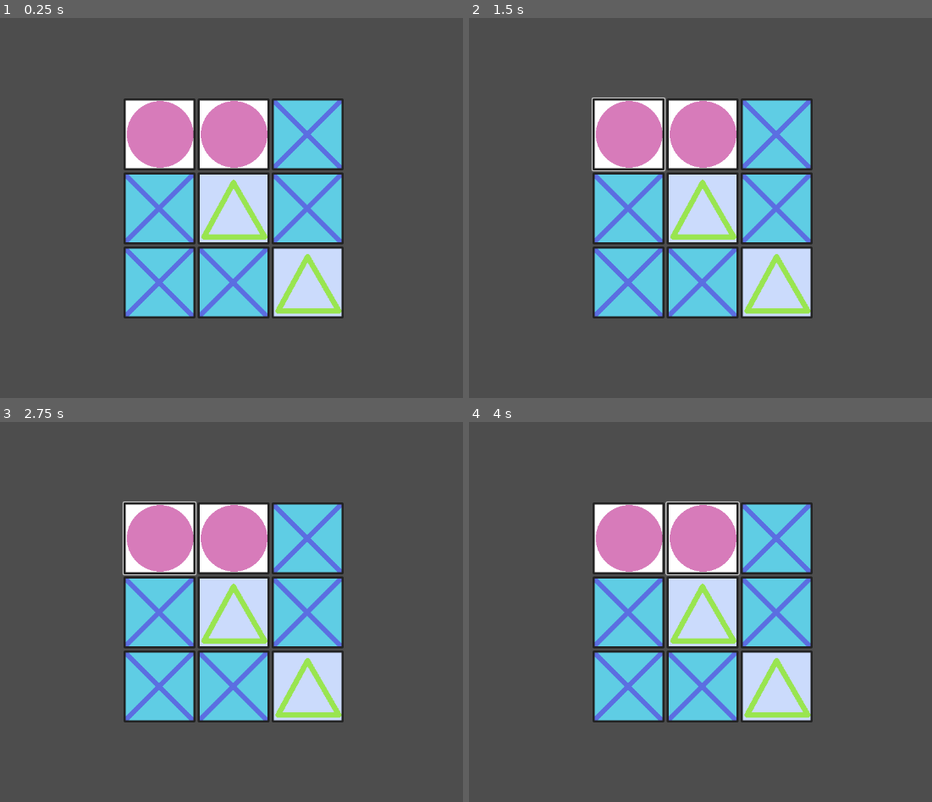
Above: before the commit, frames 1-4 (two rows, left to right).
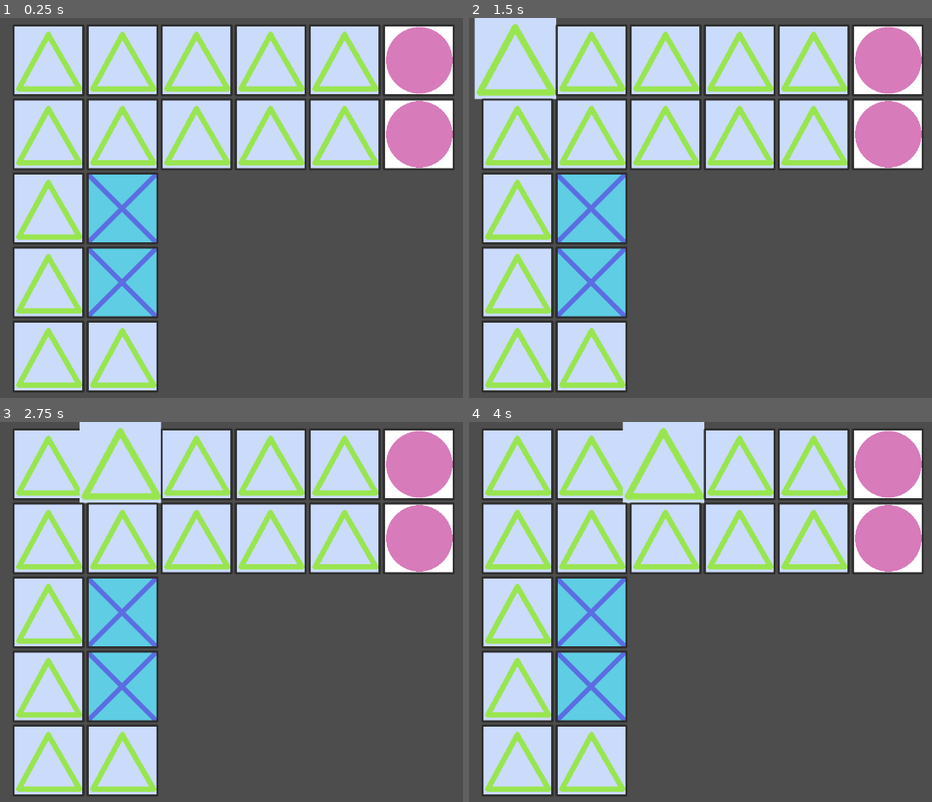
Above: after the commit, the same moments.

Repository: c-dez/match_3
Game: Godot game, scene res://node_2d.tscn
Same seed, same stepped clock (60 frames per second), same inputs: the game is played once before the commit and once after it. The engine's default icon, where the game draws it, is replaced by a stand-in: a white triangle on a blue panel in a dark square.
Inputs (mouse positions are in pixels of both pictures, inside the frame that each line leads up to):
- Up to frame 1 (0.25 s): no input
- Up to frame 2 (1.5 s): click (626, 135) at 0.52 s; click (515, 59) at 1.27 s
- Up to frame 3 (2.75 s): click (120, 463) at 2.02 s
- Up to frame 4 (4 s): click (700, 539) at 2.77 s; click (663, 463) at 3.52 s

The runs differ from the first frame. In frame 1, 65% of the frame differs, in the area x 2-99%, y 1-99%; in frame 2, 66%, in the area x 1-99%, y 0-99%; in frame 3, 66%; in frame 4, 66%.

Commit message:
test_grind.gd prototipo cumple con lo requerido, trabajar sobre esta escena

Diff:
--- a/componentes/botones/boton_clase/botton_class.tscn
+++ b/componentes/botones/boton_clase/botton_class.tscn
@@ -15,5 +15,6 @@
 position = Vector2(64, 64)
 texture = ExtResource("2_xoiqf")
 
+[connection signal="button_down" from="." to="." method="_on_button_down"]
 [connection signal="mouse_entered" from="." to="." method="_on_mouse_entered"]
 [connection signal="mouse_exited" from="." to="." method="_on_mouse_exited"]
--- a/componentes/botones/boton_clase/button_class.gd
+++ b/componentes/botones/boton_clase/button_class.gd
@@ -4,6 +4,10 @@
 # para centrar pivote sprite lleva position de 64, 64
 @onready var sprite: Sprite2D = get_node("Sprite2D")
 var grow_scale:= Vector2(1.2,1.2)
+
+#position
+var this_fila:int
+var this_columna:int
 
 func _ready() -> void:
 	var minimum_size := Vector2(128,128)
@@ -23,3 +27,8 @@
 	sprite.visible = false
 
 	pass # Replace with function body.
+
+
+func _on_button_down() -> void:
+	print("position on grid : ",this_columna ," " ,this_fila)
+	pass # Replace with function body.
--- /dev/null
+++ b/componentes/test/grid/test_grid.gd
@@ -0,0 +1,38 @@
+extends GridContainer
+
+
+# se usa hboxcontainer para filas
+# cada child de hboxcontainer es columna
+
+@export var filas:int =0
+@export var columnas: int = 0
+
+
+
+
+func _ready() -> void:
+	create_grid()
+	pass
+
+
+func create_grid()->void:
+	var triangle:Resource = preload("res://componentes/botones/triangle_btn/triangle_btn.tscn")
+	var circle:Resource = preload("res://componentes/botones/circle_btn/circle_btn.tscn")
+	var cross:Resource = preload("res://componentes/botones/cross_btn/cross_btn.tscn")
+
+	for fila in range(filas):
+		var h_container:HBoxContainer = HBoxContainer.new()
+		h_container.name = "fila%d" % fila
+		add_child(h_container)
+	for child in range(get_child_count()):
+		for columna in columnas:
+
+			var instance:ButtonClass = triangle.instantiate()
+			get_child(child).add_child(instance)
+			instance.name = "columna%d" % columna
+			instance.this_fila = child
+			instance.this_columna = columna
+
+
+
+	pass
--- /dev/null
+++ b/componentes/test/grid/test_grid.tscn
@@ -0,0 +1,15 @@
+[gd_scene load_steps=2 format=3 uid="uid://bvp6j7bkjoma3"]
+
+[ext_resource type="Script" uid="uid://qnydoe32iv16" path="res://componentes/test/grid/test_grid.gd" id="1_8qtdk"]
+
+[node name="TestGrid" type="GridContainer"]
+anchors_preset = 8
+anchor_left = 0.5
+anchor_top = 0.5
+anchor_right = 0.5
+anchor_bottom = 0.5
+grow_horizontal = 2
+grow_vertical = 2
+script = ExtResource("1_8qtdk")
+filas = 5
+columnas = 5
--- a/logica.gd
+++ b/logica.gd
@@ -3,8 +3,8 @@
 
 # tablero representado por array bidimencional
 
+var height = 3
 var width = 3
-var height = 3
 
 var circulo: Dictionary = {
 	'figura': 'circulo'
@@ -66,7 +66,7 @@
 
 
 func populate_grid_container()->void:
-	# random
+	# la logica aqui esta usando un simple array de los childs de grid_container, la logica de detectar matches usa array bidimencional, corregir esta diferencia
 	var triangle:Resource = preload("res://componentes/botones/triangle_btn/triangle_btn.tscn")
 	var circle:Resource = preload("res://componentes/botones/circle_btn/circle_btn.tscn")
 	var cross:Resource = preload("res://componentes/botones/cross_btn/cross_btn.tscn")
--- a/node_2d.tscn
+++ b/node_2d.tscn
@@ -1,7 +1,7 @@
 [gd_scene load_steps=3 format=3 uid="uid://by3hb1aj7boq4"]
 
 [ext_resource type="Script" uid="uid://d1mh8pbgfhtcg" path="res://logica.gd" id="1_wtcfe"]
-[ext_resource type="Texture2D" uid="uid://dgolodmxw5to7" path="res://icon.svg" id="2_0e48y"]
+[ext_resource type="PackedScene" uid="uid://sa30f05qlxjv" path="res://componentes/botones/triangle_btn/triangle_btn.tscn" id="2_0e48y"]
 
 [node name="Node2D" type="Control"]
 layout_mode = 3
@@ -13,6 +13,7 @@
 script = ExtResource("1_wtcfe")
 
 [node name="GridContainer" type="GridContainer" parent="."]
+custom_minimum_size = Vector2(128, 128)
 layout_mode = 1
 anchors_preset = 8
 anchor_left = 0.5
@@ -25,40 +26,57 @@
 offset_bottom = 20.0
 grow_horizontal = 2
 grow_vertical = 2
-columns = 3
 
-[node name="Button0" type="Button" parent="GridContainer"]
+[node name="HBoxContainer" type="HBoxContainer" parent="GridContainer"]
 layout_mode = 2
-icon = ExtResource("2_0e48y")
 
-[node name="Button1" type="Button" parent="GridContainer"]
+[node name="TriangleBtn" parent="GridContainer/HBoxContainer" instance=ExtResource("2_0e48y")]
 layout_mode = 2
-icon = ExtResource("2_0e48y")
 
-[node name="Button2" type="Button" parent="GridContainer"]
+[node name="TriangleBtn2" parent="GridContainer/HBoxContainer" instance=ExtResource("2_0e48y")]
 layout_mode = 2
-icon = ExtResource("2_0e48y")
 
-[node name="Button3" type="Button" parent="GridContainer"]
+[node name="TriangleBtn3" parent="GridContainer/HBoxContainer" instance=ExtResource("2_0e48y")]
 layout_mode = 2
-icon = ExtResource("2_0e48y")
 
-[node name="Button4" type="Button" parent="GridContainer"]
+[node name="TriangleBtn4" parent="GridContainer/HBoxContainer" instance=ExtResource("2_0e48y")]
 layout_mode = 2
-icon = ExtResource("2_0e48y")
 
-[node name="Button5" type="Button" parent="GridContainer"]
+[node name="TriangleBtn5" parent="GridContainer/HBoxContainer" instance=ExtResource("2_0e48y")]
 layout_mode = 2
-icon = ExtResource("2_0e48y")
 
-[node name="Button6" type="Button" parent="GridContainer"]
+[node name="HBoxContainer2" type="HBoxContainer" parent="GridContainer"]
 layout_mode = 2
-icon = ExtResource("2_0e48y")
 
-[node name="Button7" type="Button" parent="GridContainer"]
+[node name="TriangleBtn" parent="GridContainer/HBoxContainer2" instance=ExtResource("2_0e48y")]
 layout_mode = 2
-icon = ExtResource("2_0e48y")
 
-[node name="Button8" type="Button" parent="GridContainer"]
+[node name="TriangleBtn2" parent="GridContainer/HBoxContainer2" instance=ExtResource("2_0e48y")]
 layout_mode = 2
-icon = ExtResource("2_0e48y")
+
+[node name="TriangleBtn3" parent="GridContainer/HBoxContainer2" instance=ExtResource("2_0e48y")]
+layout_mode = 2
+
+[node name="TriangleBtn4" parent="GridContainer/HBoxContainer2" instance=ExtResource("2_0e48y")]
+layout_mode = 2
+
+[node name="TriangleBtn5" parent="GridContainer/HBoxContainer2" instance=ExtResource("2_0e48y")]
+layout_mode = 2
+
+[node name="HBoxContainer3" type="HBoxContainer" parent="GridContainer"]
+layout_mode = 2
+
+[node name="TriangleBtn" parent="GridContainer/HBoxContainer3" instance=ExtResource("2_0e48y")]
+layout_mode = 2
+
+[node name="HBoxContainer4" type="HBoxContainer" parent="GridContainer"]
+layout_mode = 2
+
+[node name="TriangleBtn" parent="GridContainer/HBoxContainer4" instance=ExtResource("2_0e48y")]
+layout_mode = 2
+
+[node name="HBoxContainer5" type="HBoxContainer" parent="GridContainer"]
+layout_mode = 2
+
+[node name="TriangleBtn" parent="GridContainer/HBoxContainer5" instance=ExtResource("2_0e48y")]
+layout_mode = 2
Not shown, added: componentes/test/grid/test_grid.gd.uid
